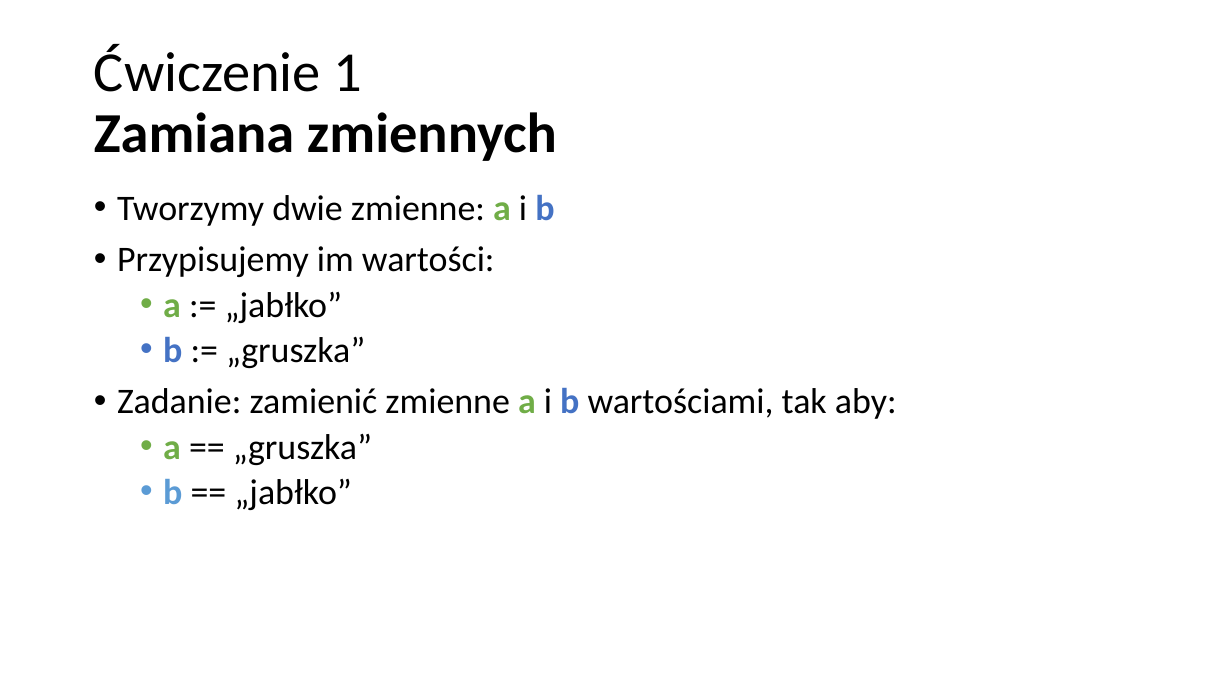
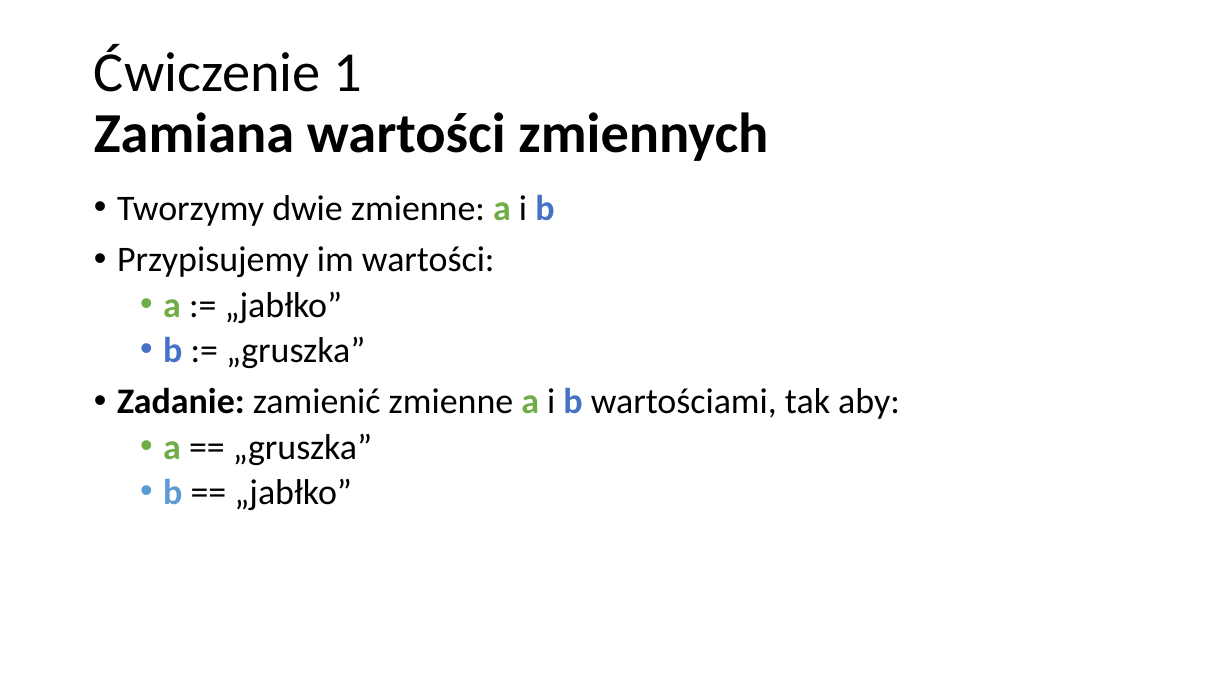
Before and after one commit to blackbat13/CS-HTiEW, a slide deck: slide 4 of Zmienne/II. Zmienne/Zmienne - ćwiczenia Blockly.pptx. Drawn at 1232x693 pixels with LibreOffice and Linux fonts; fonts in the diff are those of the drawing. Boxes give left, top, right and bottom in pixels: in the first picture for what was removed or moved away, otherwise in the second. Text is boxed around its words. In the diff, an @@ line names an element or a change of style, - is before the commit and + after.

```diff
--- a/Zmienne/II. Zmienne/Zmienne - ćwiczenia Blockly.pptx
+++ b/Zmienne/II. Zmienne/Zmienne - ćwiczenia Blockly.pptx
@@ title at bbox=[94, 44, 768, 161]: text changed @@
-Ćwiczenie 1
-Zamiana zmiennych
+Ćwiczenie 1
+Zamiana wartości zmiennych
@@ text at bbox=[117, 387, 900, 419]: bold on in "Zadanie:" @@
```
Also in this commit, not shown: 1 other slide changed, 1 slide added.
